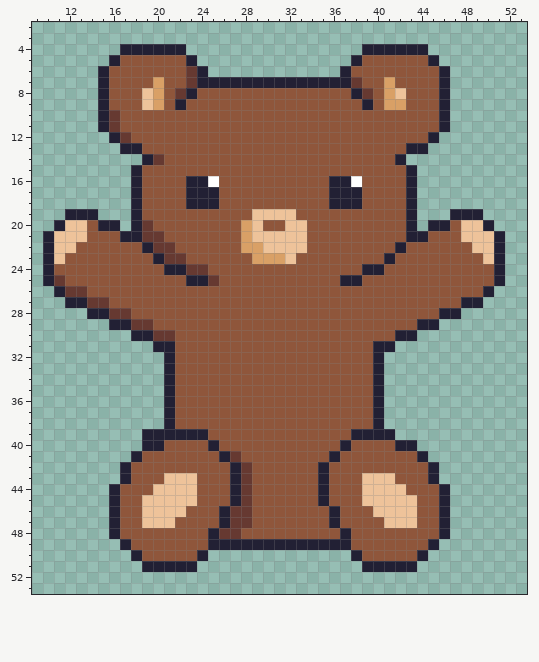
Pixel-art sprite, stored at aseprite_files/teddybear_boy_hurray.png. Above is the file before it was changed.
The file is 64x64 pixels. Shown: x 9..53, y 2..53.
Once edited:
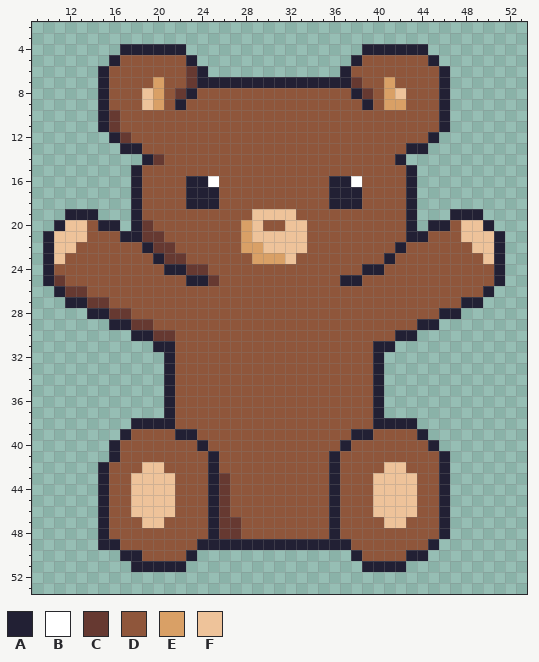
Palette (. is transparent): A #222034  B #ffffff  C #663931  D #8f563b  E #d9a066  F #eec39a
What changed:
y 38: x 18..20 ... -> AAA; x 41..43 ... -> AAA
y 39: x 17..21 ..AAA -> ADDDD; x 24 A -> D; x 40..44 AA... -> DDDDA
y 40: x 16..20 ...AA -> ADDDD; x 24..25 DA -> AD; x 42..45 AA.. -> DDDA
y 41: x 16..18 ..A -> ADD; x 25..27 DAC -> ADD; x 44..46 A.. -> DDA
y 42: x 15..17 ..A -> ADD; x 19..20 DD -> FF; x 25 D -> A; x 27..28 AC -> DD; x 35..36 AD -> DA; x 41..42 DD -> FF; x 45..46 A. -> DA
y 43: x 15..20 ..ADDD -> ADDFFF; x 22..23 FF -> DD; x 25..28 DDAC -> ACDD; x 35..36 AD -> DA; x 39 F -> D; x 42..43 DD -> FF; x 45..46 A. -> DA
y 44: x 15..16 .A -> AD; x 18..19 DD -> FF; x 22..23 FF -> DD; x 25..28 DDAC -> ACDD; x 35..36 AD -> DA; x 39 F -> D; x 43 D -> F
y 45: x 15..16 .A -> AD; x 18 D -> F; x 22..23 FF -> DD; x 25..28 DDAC -> ACDD; x 35..36 AD -> DA; x 39 F -> D
y 46: x 15..16 .A -> AD; x 18 D -> F; x 22 F -> D; x 25..28 DACC -> ACDD
y 47: x 15..16 .A -> AD; x 21 F -> D; x 25..26 DA -> AC; x 28 C -> D; x 43 F -> D
y 48: x 15..16 .A -> AD; x 36..37 DA -> AD
y 49: x 15..17 ..A -> AAD; x 24 D -> A
y 50: x 17 . -> A; x 23..24 DA -> A.; x 43 D -> A
y 51: x 18 . -> A; x 23 A -> .; x 43 A -> .
Pixel boxes of the changes (left, top, right, bottom) in both pictures:
changed: (98, 418, 252, 572)
changed: (318, 418, 450, 572)
